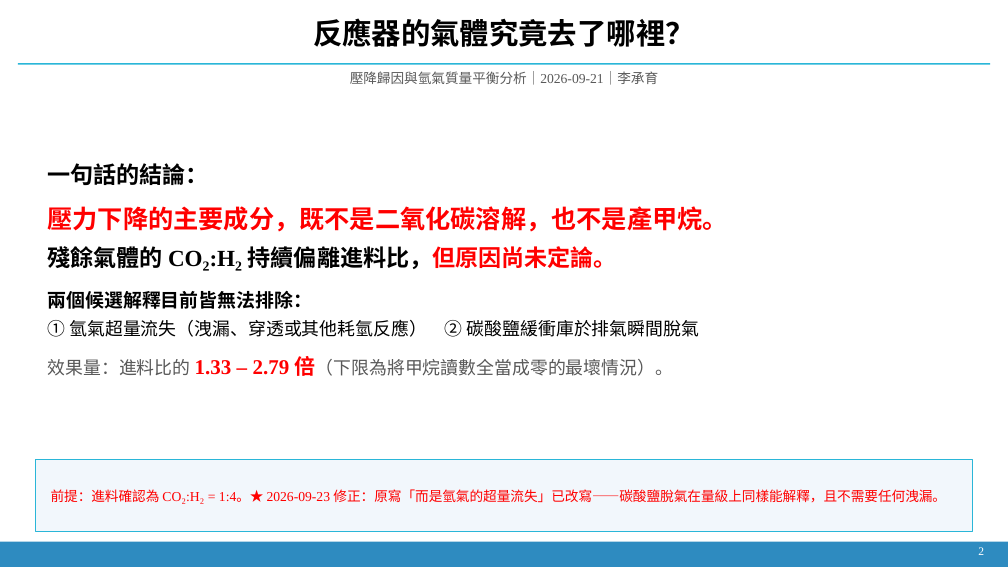
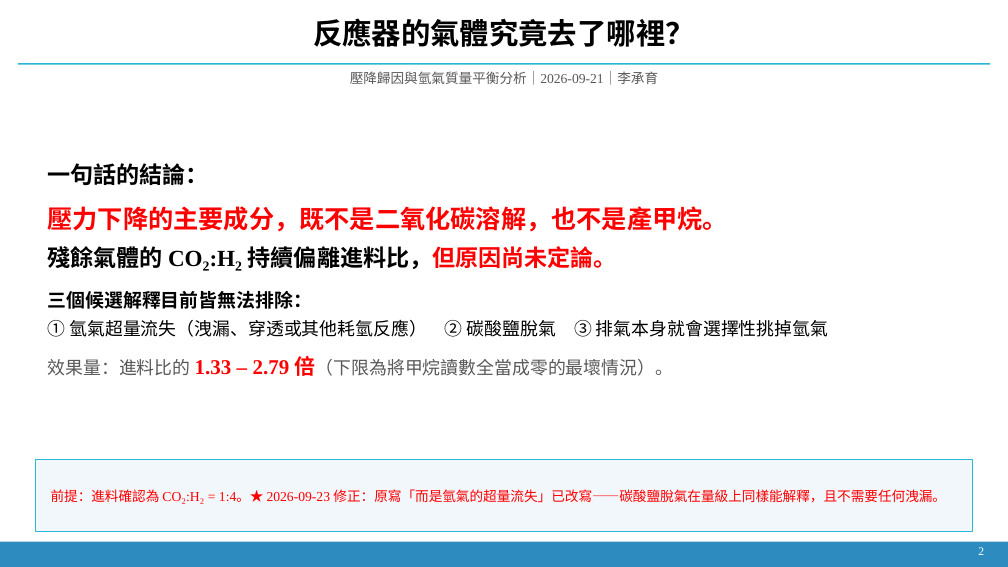
Before and after one commit to Yutou0601/Bioreactor-Edge-AI, a slide deck: slide 1 of docs/decks/簡報_2026-09-21_氫氣流失與壓降歸因.pptx. Drawn at 1008x567 pixels with LibreOffice and Linux fonts; fonts in the diff are those of the drawing. Boxes give left, top, right and bottom in pixels: in the first picture for what was removed or moved away, otherwise in the second. Text is boxed around its words. In the diff, an @@ line names an element or a change of style, - is before the commit and + after.

```diff
--- a/docs/decks/簡報_2026-09-21_氫氣流失與壓降歸因.pptx
+++ b/docs/decks/簡報_2026-09-21_氫氣流失與壓降歸因.pptx
@@ text at [48,291,828,337]: text changed @@
-兩個候選解釋目前皆無法排除：
-① 氫氣超量流失（洩漏、穿透或其他耗氫反應） ② 碳酸鹽緩衝庫於排氣瞬間脫氣
+三個候選解釋目前皆無法排除：
+① 氫氣超量流失（洩漏、穿透或其他耗氫反應） ② 碳酸鹽脫氣 ③ 排氣本身就會選擇性挑掉氫氣
```
Also in this commit, not shown: 9 other slides changed, 4 slides added, 6 other files.
